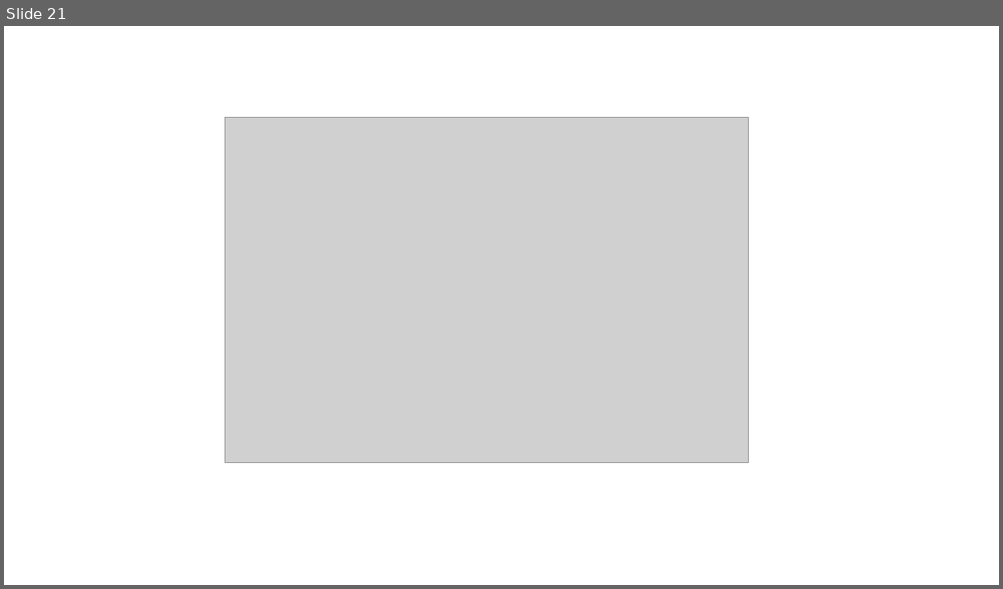
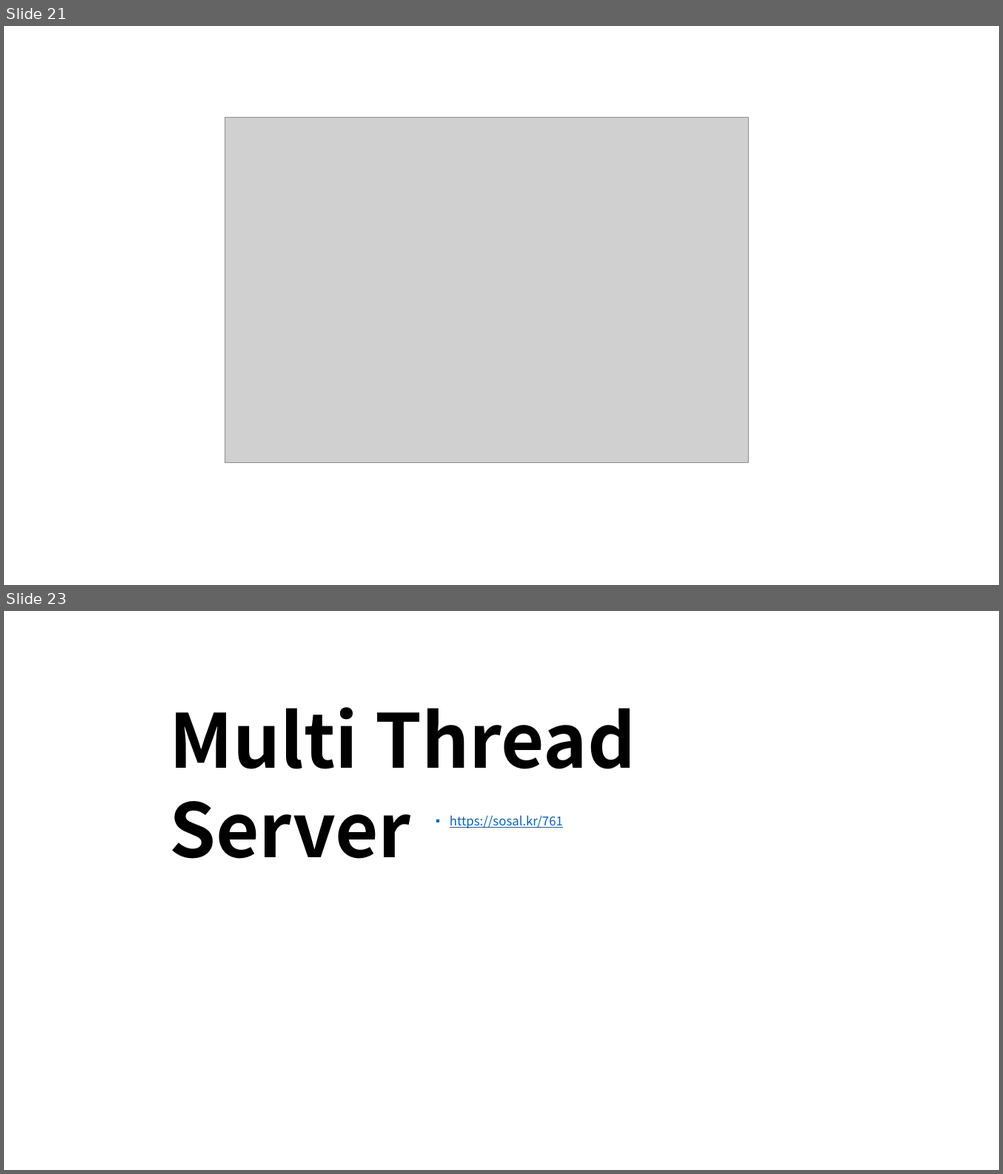
Before and after one commit to jacking75/edu_CSharpNetworkProgramming, a slide deck: Docs/01 CSharp 네트워크 프로그래밍 기초.pptx. Shown one above the other, each under a label of ours: slide 21 before the commit, slides 21 and 23 after it; the slides between them are not shown. The pictures are 1003x589 and 1003x1174 pixels, drawn with LibreOffice and Linux fonts; fonts in the diff are those of the drawing; grey boxes stand for pictures. Boxes give left, top, right and bottom in pixels: in the first picture for what was removed or moved away, otherwise in the second. Text is boxed around its words. In the diff, an @@ line names an element or a change of style, - is before the commit and + after.

```diff
--- a/Docs/01 CSharp 네트워크 프로그래밍 기초.pptx
+++ b/Docs/01 CSharp 네트워크 프로그래밍 기초.pptx
@@ slide 23 added at <box>4,611,999,1170</box>, background #FFFFFF @@
@@ text added at <box>169,707,635,859</box>, 72 pt, text #000000, bold @@
+Multi Thread Server
@@ text added at <box>449,815,563,829</box>, 12 pt, text #0563C1, underline @@
+▪ https://sosal.kr/761
```
Also in this commit, not shown: 2 other slides added, 4 slides removed, 20 other files.
